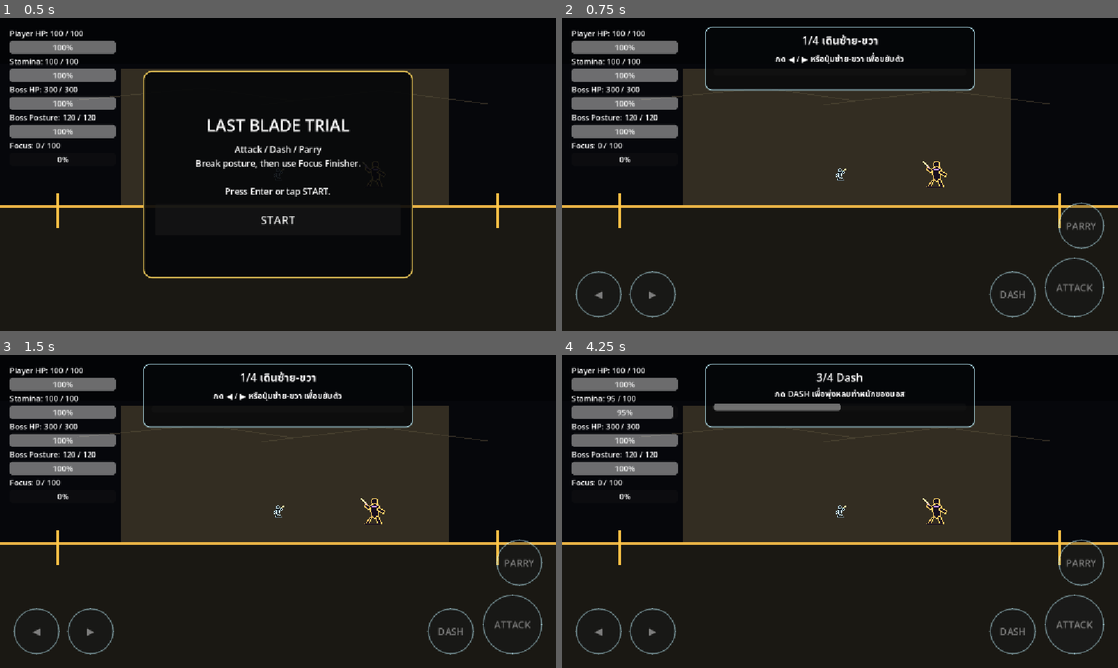
Above: before the commit, frames 1-4 (two rows, left to right).
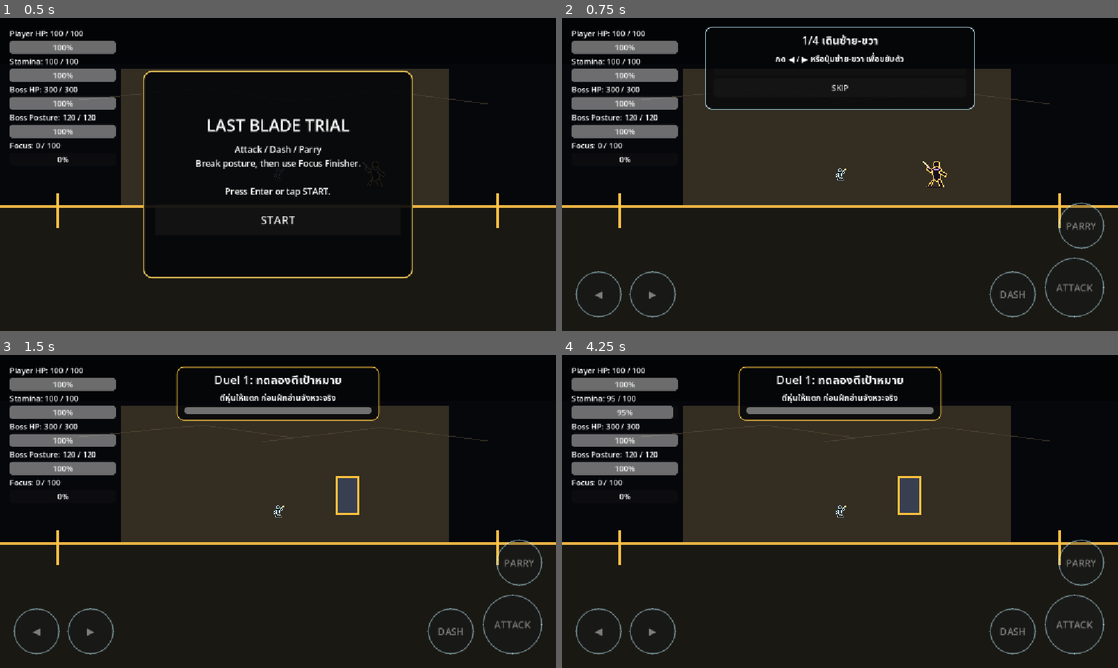
Above: after the commit, the same moments.

Repository: shanwinder/lastblade
Game: Godot game, scene res://scenes/main/BossBrokenMaster.tscn
The game is run twice, just before and just after one commit, with the same random seed, the same clock (stepped at 60 frames per second) and the same inputs.
Inputs (mouse positions are in pixels of both pictures, inside the frame that each line leads up to):
- Up to frame 1 (0.5 s): no input
- Up to frame 2 (0.75 s): click "START" at 0.5 s
- Up to frame 3 (1.5 s): click (278, 423) at 1.25 s, where only the run after the commit has a clickable "SKIP"
- Up to frame 4 (4.25 s): click "◀" at 2 s; click "▶" at 2.75 s; click "ATTACK" at 3.5 s

Frame 1 is identical in both runs. In frame 2, 3.3% of the frame differs, in the area x 25-75%, y 21-30%; in frame 3, 4.8%; in frame 4, 5.0%, in the area x 25-75%, y 2-55%.

Commit message:
feat: add skip button to training coach

Diff:
--- a/last-blade-trial/training_coach_manager.gd
+++ b/last-blade-trial/training_coach_manager.gd
@@ -4,7 +4,7 @@
 # TrainingCoachManager.gd
 # ระบบสอนผู้เล่นใหม่แบบสั้นสำหรับ Phase 9 Vertical Slice
 # สอนเดิน / Attack / Dash / Parry ก่อนปล่อยให้บอสเริ่มสู้จริง
-# เวอร์ชันนี้เพิ่ม progress bar และข้อความสำเร็จระหว่าง step
+# เวอร์ชันนี้เพิ่ม progress bar, ข้อความสำเร็จ และปุ่ม Skip
 # =========================
 
 # อ้างอิง Player ในฉากหลัก
@@ -25,11 +25,17 @@
 # ถ้า true จะแสดง tutorial เฉพาะรอบแรกของ session นี้
 @export var show_only_once_per_session: bool = true
 
+# เปิด/ปิดปุ่ม Skip สำหรับผู้เล่นที่อยากลองเอง หรือใช้ตอนทดสอบเร็ว
+@export var skip_button_enabled: bool = true
+
+# ข้อความบนปุ่ม Skip
+@export var skip_button_text: String = "SKIP"
+
 # ตำแหน่งกล่องข้อความบนจอ
 @export var coach_panel_position: Vector2 = Vector2(296.0, 18.0)
 
 # ขนาดกล่องข้อความ
-@export var coach_panel_size: Vector2 = Vector2(560.0, 132.0)
+@export var coach_panel_size: Vector2 = Vector2(560.0, 172.0)
 
 # ขนาดตัวอักษรหัวข้อ
 @export var title_font_size: int = 23
@@ -54,6 +60,7 @@
 var title_label: Label = null
 var body_label: Label = null
 var progress_bar: ProgressBar = null
+var skip_button: Button = null
 
 # สถานะ tutorial
 var is_training_active: bool = false
@@ -144,7 +151,7 @@
 	coach_panel.name = "CoachPanel"
 	coach_panel.position = coach_panel_position
 	coach_panel.custom_minimum_size = coach_panel_size
-	coach_panel.mouse_filter = Control.MOUSE_FILTER_IGNORE
+	coach_panel.mouse_filter = Control.MOUSE_FILTER_STOP
 	root_control.add_child(coach_panel)
 
 	var panel_style := StyleBoxFlat.new()
@@ -181,6 +188,14 @@
 	progress_bar.show_percentage = false
 	layout.add_child(progress_bar)
 
+	skip_button = Button.new()
+	skip_button.custom_minimum_size = Vector2(140.0, 38.0)
+	skip_button.focus_mode = Control.FOCUS_NONE
+	skip_button.text = skip_button_text
+	skip_button.add_theme_font_size_override("font_size", 16)
+	skip_button.pressed.connect(on_skip_button_pressed)
+	layout.add_child(skip_button)
+
 	root_control.visible = false
 
 
@@ -227,6 +242,7 @@
 	set_boss_training_hold(true)
 
 	root_control.visible = true
+	set_skip_button_visible(skip_button_enabled)
 	show_current_step_text()
 	update_progress_bar()
 
@@ -267,6 +283,10 @@
 	update_progress_bar()
 
 	await get_tree().create_timer(step_success_message_time).timeout
+
+	# ถ้าผู้เล่นกด Skip ระหว่างรอ feedback ให้หยุดต่อทันที
+	if is_training_completed:
+		return
 
 	if current_step_index >= training_steps.size():
 		is_advancing_step = false
@@ -322,6 +342,7 @@
 	has_completed_training_this_session = true
 	current_step_index = training_steps.size()
 	update_progress_bar()
+	set_skip_button_visible(false)
 
 	title_label.text = "พร้อมสู้"
 	body_label.text = "ต่อไปจะฝึกอ่านจังหวะ PARRY! และ DASH!"
@@ -334,6 +355,34 @@
 
 	if is_instance_valid(root_control):
 		root_control.visible = false
+
+
+func on_skip_button_pressed() -> void:
+	# ข้าม Training Coach สำหรับผู้เล่นที่อยากลองเอง หรือเพื่อทดสอบเร็ว
+	if is_training_completed:
+		return
+
+	print("Training Coach skipped")
+	is_advancing_step = false
+	is_training_active = false
+	is_training_completed = true
+	has_completed_training_this_session = true
+	current_step_index = training_steps.size()
+	update_progress_bar()
+	set_skip_button_visible(false)
+	set_boss_training_hold(false)
+
+	if is_instance_valid(root_control):
+		root_control.visible = false
+
+
+func set_skip_button_visible(is_visible: bool) -> void:
+	# ซ่อน/แสดงปุ่ม Skip ตามสถานะ tutorial
+	if skip_button == null:
+		return
+
+	skip_button.visible = is_visible
+	skip_button.disabled = not is_visible
 
 
 func set_boss_training_hold(should_hold: bool) -> void:
